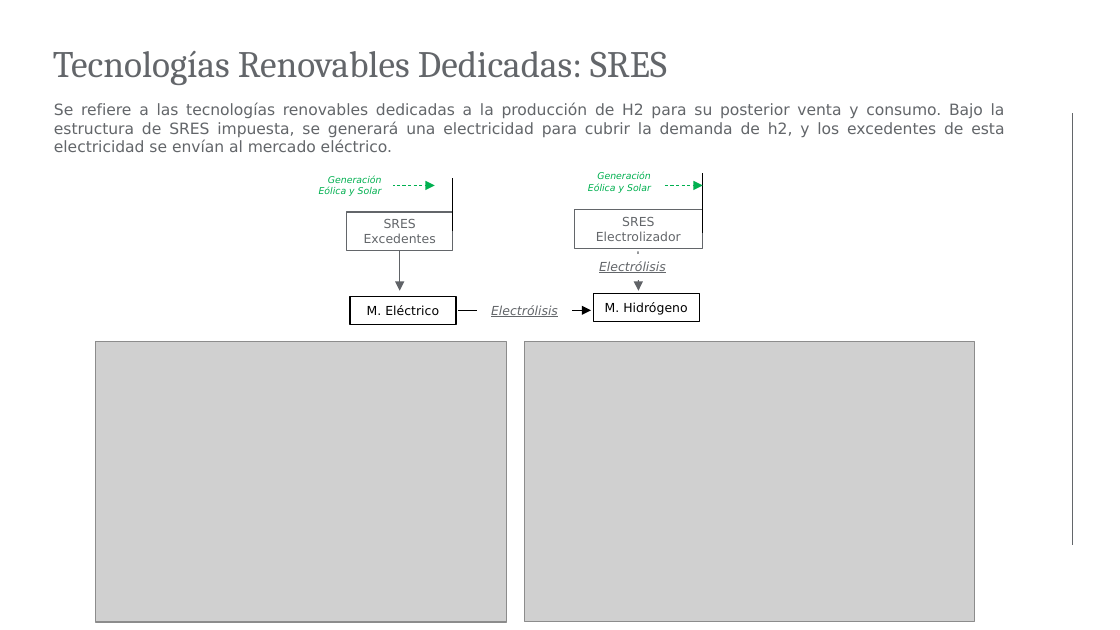
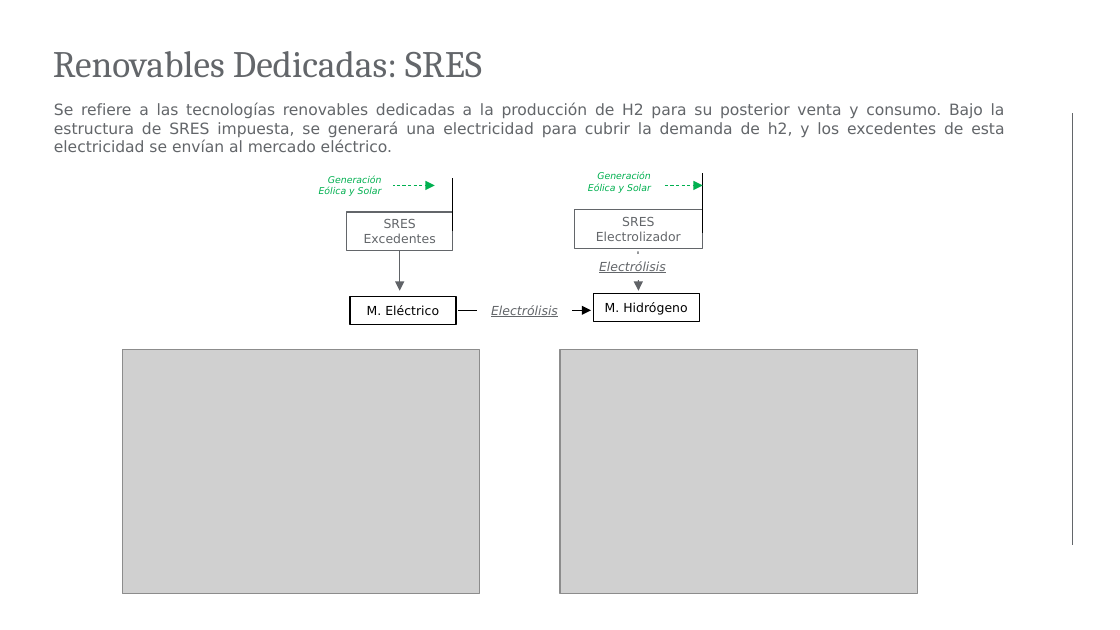
Before and after one commit to anabatres28-png/Dispatching-Project-in-PypSA, a slide deck: slide 61 of hojas_de_datos/presentación.pptx (slide 12 before the commit). Drawn at 1120x630 pixels with LibreOffice and Linux fonts; fonts in the diff are those of the drawing; grey boxes stand for pictures; background and template pictures are left out. Boxes give left, top, right and bottom in pixels: in the first picture for what was removed or moved away, otherwise in the second. Text is boxed around its words. In the diff, an @@ line names an element or a change of style, - is before the commit and + after.

```diff
--- a/hojas_de_datos/presentación.pptx
+++ b/hojas_de_datos/presentación.pptx
@@ text at (53, 51, 482, 77): text changed @@
-Tecnologías Renovables Dedicadas: SRES
+Renovables Dedicadas: SRES
@@ picture: place and size @@
-picture at (95, 342, 506, 623)
+picture at (122, 349, 479, 594)
@@ picture: place and size @@
-picture at (524, 342, 973, 622)
+picture at (560, 349, 917, 594)
```
Also in this commit, not shown: 11 other slides changed, 49 slides added, 47 slides removed, 22 other files.
